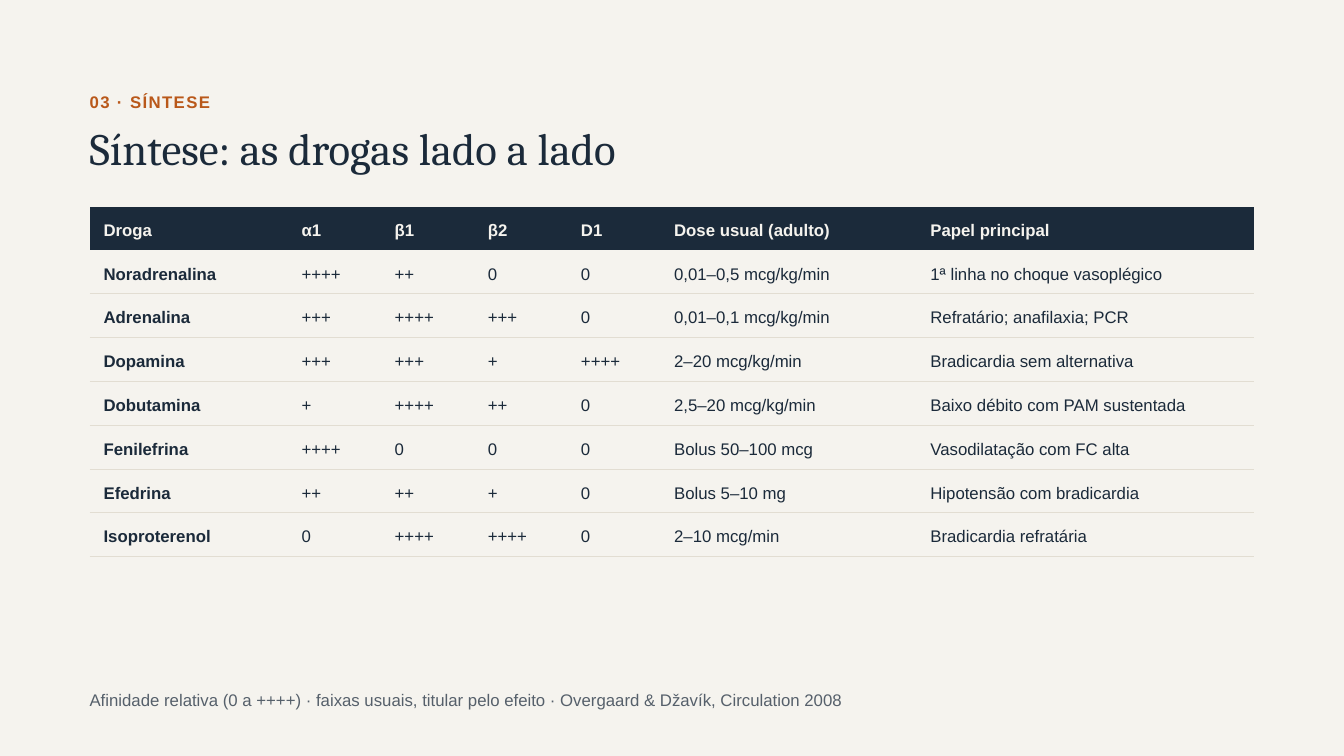
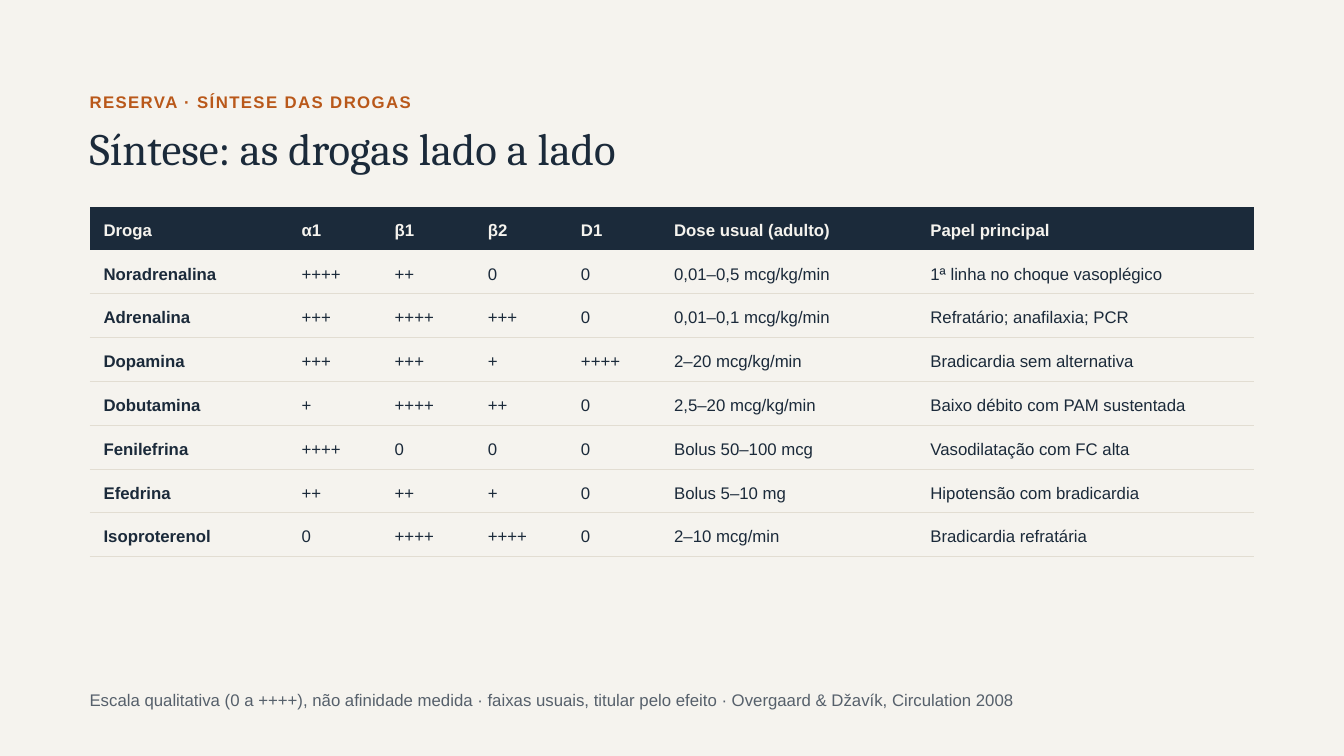
Before and after one commit to brunomoraesdubois-bit/Bruno, a slide deck: slide 15 of apresentacao/Aminas_Vasoativas.pptx (slide 13 before the commit). Drawn at 1344x756 pixels with LibreOffice and Linux fonts; fonts in the diff are those of the drawing. Boxes give left, top, right and bottom in pixels: in the first picture for what was removed or moved away, otherwise in the second. Text is boxed around its words. In the diff, an @@ line names an element or a change of style, - is before the commit and + after.

```diff
--- a/apresentacao/Aminas_Vasoativas.pptx
+++ b/apresentacao/Aminas_Vasoativas.pptx
@@ text at (90,94,411,108): text changed @@
-03 · SÍNTESE
+RESERVA · SÍNTESE DAS DROGAS
@@ text at (90,693,1013,710): text changed @@
-Afinidade relativa (0 a ++++) · faixas usuais, titular pelo efeito · Overgaard & Džavík, Circulation 2008
+Escala qualitativa (0 a ++++), não afinidade medida · faixas usuais, titular pelo efeito · Overgaard & Džavík, Circulation 2008
```
Also in this commit, not shown: 18 other slides changed, 7 slides added, 1 slide removed, 33 other files.
